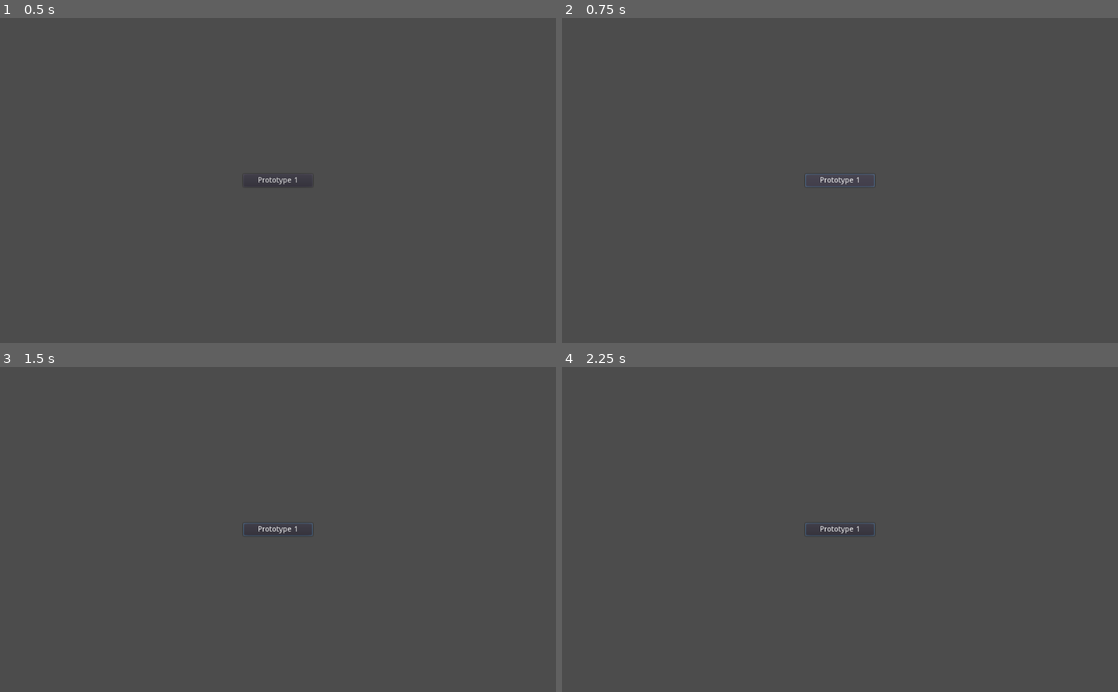
Above: before the commit, frames 1-4 (two rows, left to right).
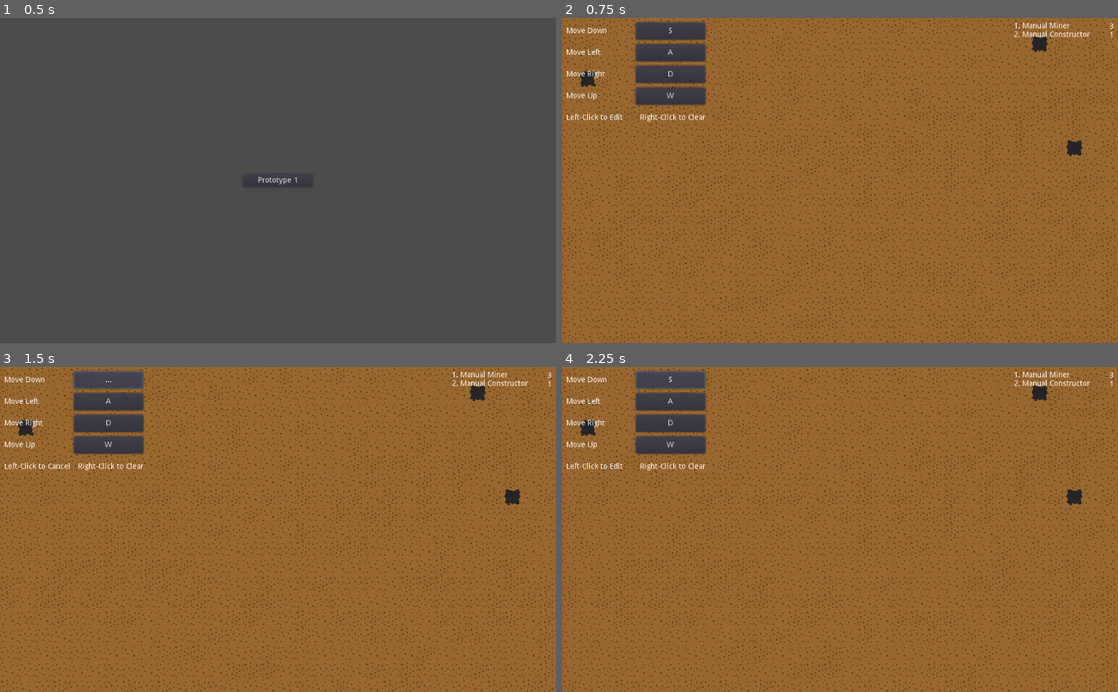
Above: after the commit, the same moments.

Repository: elyctech/one-more-factory-game
Game: Godot game, scene res://screens/Title/TitleScreen.tscn
Same seed, same stepped clock (60 frames per second), same inputs: the game is played once before the commit and once after it.
Inputs (mouse positions are in pixels of both pictures, inside the frame that each line leads up to):
- Up to frame 1 (0.5 s): no input
- Up to frame 2 (0.75 s): click "Prototype 1" at 0.5 s
- Up to frame 3 (1.5 s): click (111, 380) at 1.25 s, where only the run after the commit has a clickable "S"
- Up to frame 4 (2.25 s): click (673, 380) at 2 s, where only the run after the commit has a clickable "..."

Frame 1 is identical in both runs. In frame 2, 97% of the frame differs, in the area x 0-100%, y 0-100%; in frame 3, 97%; in frame 4, 97%.

Commit message:
feat: add ability to place manual constructors

Diff:
--- a/Components/Camera/Camera.gd
+++ b/Components/Camera/Camera.gd
@@ -1,17 +1,25 @@
+class_name GameCamera
 extends Camera2D
 
 var just_moved : bool = false
-var move_speed : int = 300
-var movement : Vector2 = Vector2(0, 0)
-var sqrt_half : float = sqrt(0.5)
+
+var _move_speed : int = 300
+var _movement : Vector2 = Vector2(0, 0)
+var _sqrt_half : float = sqrt(0.5)
+
+var _world_offset : Vector2
+
+
+func _ready():
+	_world_offset = self.position
 
 
 func _physics_process(delta):
-	if movement.length() > 0:
-		var magnitude = delta * move_speed;
+	if _movement.length() > 0:
+		var magnitude = delta * _move_speed;
 
-		self.position.x += movement.x * magnitude
-		self.position.y += movement.y * magnitude
+		self.position.x += _movement.x * magnitude
+		self.position.y += _movement.y * magnitude
 
 		just_moved = true
 	elif just_moved:
@@ -19,10 +27,14 @@
 
 
 func _process(_delta):
-	process_input()
+	_process_input()
 
 
-func process_input():
+func get_world_position():
+	return self.position - _world_offset
+
+
+func _process_input():
 	var move_x = false
 	var move_y = false
 	var x_direction = 0
@@ -50,9 +62,9 @@
 	# If moving in both directions
 	if move_x and move_y:
 		# Set each component magnitude so the full magnitude is 1
-		movement.x = x_direction * sqrt_half
-		movement.y = y_direction * sqrt_half
+		_movement.x = x_direction * _sqrt_half
+		_movement.y = y_direction * _sqrt_half
 	else:
 		# Otherwise, direction variables will determine which way to move
-		movement.x = x_direction
-		movement.y = y_direction
+		_movement.x = x_direction
+		_movement.y = y_direction
--- a/Components/StructureHotkeys/StructureHotkeys.gd
+++ b/Components/StructureHotkeys/StructureHotkeys.gd
@@ -1,13 +1,17 @@
 extends Control
 
-var manual_miner_text = "Manual Miner (%s)"
+onready var warehouse : Warehouse = get_node("/root/warehouse")
 
-onready var manual_miner : Label = get_node("ManualMiner")
+onready var structure_counts = {
+	"Manual Constructor" : get_node("ManualConstructorCount"),
+	"Manual Miner" : get_node("ManualMinerCount")
+}
 
 
 func _ready():
-	set_manual_miner_count(0)
+	var _error = warehouse.connect("item_count_changed", self, "_update_structure_count")
 
 
-func set_manual_miner_count(count):
-	manual_miner.text = manual_miner_text % str(count)
+func _update_structure_count(item_name, item_count):
+	if structure_counts.has(item_name):
+		structure_counts[item_name].text = str(item_count)
--- a/Components/StructureHotkeys/StructureHotkeys.tscn
+++ b/Components/StructureHotkeys/StructureHotkeys.tscn
@@ -5,23 +5,56 @@
 [node name="StructureHotkeys" type="Control"]
 anchor_left = 1.0
 anchor_right = 1.0
-margin_left = -160.0
-margin_bottom = 32.0
+margin_left = -192.0
+margin_bottom = 176.0
 script = ExtResource( 1 )
 __meta__ = {
 "_edit_use_anchors_": false
 }
 
 [node name="ManualMiner" type="Label" parent="."]
-anchor_left = 0.5
-anchor_top = 0.5
-anchor_right = 0.5
-anchor_bottom = 0.5
-margin_left = -72.0
-margin_top = -8.0
-margin_right = 71.0
-margin_bottom = 8.0
-text = "1. ManualMiner (9999)"
+anchor_left = 1.0
+anchor_right = 1.0
+margin_left = -192.0
+margin_top = 8.0
+margin_right = -88.0
+margin_bottom = 24.0
+text = "1. Manual Miner"
 __meta__ = {
 "_edit_use_anchors_": false
 }
+
+[node name="ManualMinerCount" type="Label" parent="."]
+anchor_left = 1.0
+anchor_right = 1.0
+margin_left = -48.0
+margin_top = 8.0
+margin_right = -8.0
+margin_bottom = 24.0
+text = "3"
+align = 2
+valign = 1
+__meta__ = {
+"_edit_use_anchors_": false
+}
+
+[node name="ManualConstructor" type="Label" parent="."]
+anchor_left = 1.0
+anchor_right = 1.0
+margin_left = -192.0
+margin_top = 24.0
+margin_right = -52.0
+margin_bottom = 40.0
+text = "2. Manual Constructor"
+
+[node name="ManualConstructorCount" type="Label" parent="."]
+margin_left = 144.0
+margin_top = 24.0
+margin_right = 184.0
+margin_bottom = 40.0
+text = "1"
+align = 2
+valign = 1
+__meta__ = {
+"_edit_use_anchors_": false
+}
--- a/Components/Structures/ManualMiner/ManualMiner.gd
+++ b/Components/Structures/ManualMiner/ManualMiner.gd
@@ -1,8 +1,10 @@
-extends Node2D
+class_name ManualMiner
+extends Area2D
 
+var item_name := "Manual Miner"
 var resource_name := ""
 
-onready var warehouse = get_node("/root/Warehouse")
+onready var warehouse = get_node("/root/warehouse")
 
 
 func _on_input_event(_viewport, event, _shape_idx):
--- a/Components/Warehouse/Warehouse.gd
+++ b/Components/Warehouse/Warehouse.gd
@@ -8,7 +8,7 @@
 
 
 func _ready():
-	get_node("/root/Warehouse").connect("item_count_changed", self, "update_item_count")
+	var _error = get_node("/root/warehouse").connect("item_count_changed", self, "update_item_count")
 
 
 func update_item_count(item_name, item_count):
--- /dev/null
+++ b/Components/ground_layer/ground_layer.gd
@@ -0,0 +1,21 @@
+class_name GroundLayer
+extends Node2D
+
+var _ground_tiles : Array
+
+onready var _ground_tilemap : TileMap = get_node("Ground")
+
+func _ready():
+	_ground_tiles = _ground_tilemap.tile_set.get_tiles_ids()
+
+
+func get_ground_cell_size():
+	return _ground_tilemap.cell_size
+
+
+func get_ground_tile_count():
+	return _ground_tiles.size()
+
+
+func set_cell(x, y, tile_index):
+	_ground_tilemap.set_cell(x, y, _ground_tiles[tile_index])
--- /dev/null
+++ b/Components/ground_layer/ground_layer.tscn
@@ -0,0 +1,12 @@
+[gd_scene load_steps=3 format=2]
+
+[ext_resource path="res://TileSets/Ground.tres" type="TileSet" id=1]
+[ext_resource path="res://Components/ground_layer/ground_layer.gd" type="Script" id=2]
+
+[node name="GroundLayer" type="Node2D"]
+script = ExtResource( 2 )
+
+[node name="Ground" type="TileMap" parent="."]
+tile_set = ExtResource( 1 )
+cell_size = Vector2( 32, 32 )
+format = 1
--- /dev/null
+++ b/Components/resource_layer/resource_layer.gd
@@ -0,0 +1,46 @@
+class_name ResourceLayer
+extends Node2D
+
+var _resource_tiles : Array
+
+onready var _resource_tilemap : TileMap = get_node("Resources")
+
+
+func _ready():
+	_resource_tiles = _resource_tilemap.tile_set.get_tiles_ids()
+
+
+func get_resource_cell_size():
+	return _resource_tilemap.cell_size
+
+
+func get_resource_name_at(cell_x, cell_y):
+	# Tiles are named "<resource><version>", so get the resource name from the
+	# tile at the desired location and capitalize it
+	var resource_name = _resource_tilemap.tile_set.tile_get_name(
+		_resource_tilemap.get_cell(
+			cell_x,
+			cell_y
+		)
+	).capitalize()
+
+	# Strip the number. Currently, there are only single digits, so we assume
+	# we can strip just the last character.
+	resource_name = resource_name.substr(0, resource_name.length() - 1)
+
+	return resource_name
+
+
+func get_resource_tile_count():
+	return _resource_tiles.size()
+
+
+func has_resource_at(cell_x, cell_y):
+	return _resource_tilemap.get_cell(
+		cell_x,
+		cell_y
+	) > -1
+
+
+func set_cell(x, y, tile_index):
+	_resource_tilemap.set_cell(x, y, _resource_tiles[tile_index])
--- /dev/null
+++ b/Components/resource_layer/resource_layer.tscn
@@ -0,0 +1,12 @@
+[gd_scene load_steps=3 format=2]
+
+[ext_resource path="res://Components/resource_layer/resource_layer.gd" type="Script" id=1]
+[ext_resource path="res://TileSets/Resources.tres" type="TileSet" id=2]
+
+[node name="ResourceLayer" type="Node2D"]
+script = ExtResource( 1 )
+
+[node name="Resources" type="TileMap" parent="."]
+tile_set = ExtResource( 2 )
+cell_size = Vector2( 32, 32 )
+format = 1
--- /dev/null
+++ b/Components/structure_layer/structure_layer.gd
@@ -0,0 +1,122 @@
+class_name StructureLayer
+extends Node2D
+
+var ground : GroundLayer
+var resources : ResourceLayer
+
+# TODO Not hardcode this?
+var _structures := {
+	"Manual Constructor": preload("res://scenes/manual_constructor/manual_constructor.tscn"),
+	"Manual Miner": preload("res://Components/Structures/ManualMiner/ManualMiner.tscn"),
+}
+
+var _placing_structure : bool
+var _structure_placeable : bool
+var _structure_to_place : Area2D
+var _structures_placed : Dictionary
+
+onready var _mouse : Mouse = get_node("/root/mouse")
+onready var _warehouse : Warehouse = get_node("/root/warehouse")
+
+
+func _process(_delta):
+	if _placing_structure:
+		if Input.is_action_just_pressed("place_structure"):
+			_finish_placing_structure()
+		else:
+			_update_structure_preview()
+
+
+func has_structure_at(cell_x, cell_y):
+	var x_structures_placed = _structures_placed.get(cell_x)
+
+	return x_structures_placed != null and x_structures_placed.get(cell_y) != null
+
+
+func start_placing_structure(structure_name):
+	var structure_scene = _structures.get(structure_name)
+
+	# TODO Throw error if null
+	if structure_scene != null:
+		# Create an instance, place it where it needs to be, then add it to the world
+		_structure_to_place = structure_scene.instance()
+		_update_structure_preview()
+		self.add_child(_structure_to_place)
+
+		# Enter placing structure mode
+		_placing_structure = true
+		Input.set_mouse_mode(Input.MOUSE_MODE_HIDDEN)
+
+
+func _finish_placing_structure():
+	# TODO throw an error if the structure is not placeable
+	if _structure_placeable:
+		var resource_cell_size = resources.get_resource_cell_size()
+
+		var cell_x = _structure_to_place.position.x / resource_cell_size.x
+		var cell_y = _structure_to_place.position.y / resource_cell_size.y
+
+		# If the structure is a miner, set up what resource is being mined
+		if _structure_to_place is ManualMiner:
+			_structure_to_place.resource_name = resources.get_resource_name_at(
+				cell_x,
+				cell_y
+			)
+
+		# Register this cell as taken
+		var x_structures_placed = _structures_placed.get(cell_x)
+
+		if x_structures_placed == null:
+			_structures_placed[cell_x] = {
+				cell_y : true
+			}
+		else:
+			x_structures_placed[cell_y] = true
+
+		# Remove the structure count from the warehouse
+		_warehouse.remove_item(_structure_to_place.item_name)
+
+		# Clear the structure being placed
+		_structure_to_place = null
+
+		# Exit placing structure mode
+		_placing_structure  = false
+		Input.set_mouse_mode(Input.MOUSE_MODE_VISIBLE)
+
+
+func _update_structure_preview():
+	var ground_cell_size = ground.get_ground_cell_size()
+
+	# Get the current cell
+	var spawn_cell = _mouse.get_hovered_cell(ground_cell_size)
+
+	# Move the structure to the current cell
+	_structure_to_place.position = spawn_cell * ground_cell_size
+
+	# Check if a structure is at the cell
+	_structure_placeable = !has_structure_at(
+		spawn_cell.x,
+		spawn_cell.y
+	)
+
+	if _structure_placeable:
+		# If the structure is a miner, make sure even if the spot is open there
+		# is a resource to mine
+		if _structure_to_place is ManualMiner:
+			_structure_placeable = resources.has_resource_at(
+				spawn_cell.x,
+				spawn_cell.y
+			)
+		# If the structure is not a miner, make sure even if the spot is open there
+		# is not a resource in that spot
+		elif _structure_to_place is ManualConstructor:
+			_structure_placeable = !resources.has_resource_at(
+				spawn_cell.x,
+				spawn_cell.y
+			)
+
+	# Set the transparency based on placeability
+	if _structure_placeable:
+		_structure_to_place.modulate.a = 1.0
+	else:
+		_structure_to_place.modulate.a = 0.3
--- /dev/null
+++ b/Components/structure_layer/structure_layer.tscn
@@ -0,0 +1,6 @@
+[gd_scene load_steps=2 format=2]
+
+[ext_resource path="res://Components/structure_layer/structure_layer.gd" type="Script" id=1]
+
+[node name="StructureLayer" type="Node2D"]
+script = ExtResource( 1 )
--- a/Scenes/game_world/game_world.gd
+++ b/Scenes/game_world/game_world.gd
@@ -6,17 +6,15 @@
 
 var _rng : RandomNumberGenerator = RandomNumberGenerator.new()
 
-var _ground_tiles   : Array
-var _resource_tiles : Array
-
-onready var _ground_tilemap : TileMap = get_node("Ground")
-onready var _resources_tilemap : TileMap = get_node("Resources")
+onready var _ground_layer : GroundLayer = get_node("GroundLayer")
+onready var _resource_layer : ResourceLayer = get_node("ResourceLayer")
+onready var _structure_layer : StructureLayer = get_node("StructureLayer")
 
 
 func _ready():
-	# Set up tiles
-	_ground_tiles = _ground_tilemap.tile_set.get_tiles_ids()
-	_resource_tiles = _resources_tilemap.tile_set.get_tiles_ids()
+	# Set up structure layer
+	_structure_layer.ground = _ground_layer
+	_structure_layer.resources = _resource_layer
 
 
 func generate_chunk(chunk_x, chunk_y):
@@ -27,11 +25,11 @@
 	for x in range(start_x, start_x + chunk_size.x):
 		for y in range(start_y, start_y + chunk_size.y):
 			# Add a ground tile
-			_ground_tilemap.set_cell(x, y, _ground_tiles[_rng.randi_range(0, _ground_tiles.size() - 1)])
+			_ground_layer.set_cell(x, y, _rng.randi_range(0, _ground_layer.get_ground_tile_count() - 1))
 
 			# Determine if a resource should be set (hard-coded 1% rate)
 			if _rng.randi_range(0, 99) == 0:
-				_resources_tilemap.set_cell(x, y, _resource_tiles[_rng.randi_range(0, _resource_tiles.size() - 1)])
+				_resource_layer.set_cell(x, y, _rng.randi_range(0, _resource_layer.get_resource_tile_count() - 1))
 
 
 func get_chunk_size():
@@ -39,24 +37,9 @@
 
 
 func get_ground_cell_size():
-	return _ground_tilemap.cell_size
+	return _ground_layer.get_ground_cell_size()
 
 
-func get_resource_name_at(cell_x, cell_y):
-	var resource_name = _resources_tilemap.tile_set.tile_get_name(
-		_resources_tilemap.get_cell(
-			cell_x,
-			cell_y
-		)
-	).capitalize()
-
-	resource_name = resource_name.substr(0, resource_name.length() - 1)
-
-	return resource_name
-
-
-func has_resource_at(cell_x, cell_y):
-	return _resources_tilemap.get_cell(
-		cell_x,
-		cell_y
-	) > -1
+func start_placing_structure(structure_name):
+	# Delegate to the structure layer
+	_structure_layer.start_placing_structure(structure_name)
--- a/Scenes/game_world/game_world.tscn
+++ b/Scenes/game_world/game_world.tscn
@@ -1,18 +1,15 @@
-[gd_scene load_steps=4 format=2]
+[gd_scene load_steps=5 format=2]
 
 [ext_resource path="res://scenes/game_world/game_world.gd" type="Script" id=1]
-[ext_resource path="res://TileSets/Resources.tres" type="TileSet" id=2]
-[ext_resource path="res://TileSets/Ground.tres" type="TileSet" id=3]
+[ext_resource path="res://Components/resource_layer/resource_layer.tscn" type="PackedScene" id=2]
+[ext_resource path="res://Components/ground_layer/ground_layer.tscn" type="PackedScene" id=3]
+[ext_resource path="res://Components/structure_layer/structure_layer.tscn" type="PackedScene" id=4]
 
 [node name="GameWorld" type="Node2D"]
 script = ExtResource( 1 )
 
-[node name="Ground" type="TileMap" parent="."]
-tile_set = ExtResource( 3 )
-cell_size = Vector2( 32, 32 )
-format = 1
+[node name="GroundLayer" parent="." instance=ExtResource( 3 )]
 
-[node name="Resources" type="TileMap" parent="."]
-tile_set = ExtResource( 2 )
-cell_size = Vector2( 32, 32 )
-format = 1
+[node name="ResourceLayer" parent="." instance=ExtResource( 2 )]
+
+[node name="StructureLayer" parent="." instance=ExtResource( 4 )]
--- a/Scenes/manual_constructor/manual_constructor.gd
+++ b/Scenes/manual_constructor/manual_constructor.gd
@@ -1,5 +1,7 @@
+class_name ManualConstructor
 extends Area2D
 
+var item_name := "Manual Constructor"
 var recipe
 
 
@@ -7,6 +9,6 @@
 	if event is InputEventMouseButton and event.pressed:
 		if event.button_index == BUTTON_RIGHT:
 			print("Select recipe")
-			recipe = "ManualMiner"
+			recipe = "Manual Miner"
 		elif event.button_index == BUTTON_LEFT and recipe != null:
 			print("Constructing %s" % recipe)
--- a/Scenes/manual_constructor/manual_constructor.tscn
+++ b/Scenes/manual_constructor/manual_constructor.tscn
@@ -10,10 +10,12 @@
 script = ExtResource( 1 )
 
 [node name="Sprite" type="Sprite" parent="."]
+position = Vector2( 16, 16 )
 texture = ExtResource( 2 )
 region_enabled = true
 region_rect = Rect2( 160, 96, 32, 32 )
 
 [node name="CollisionShape2D" type="CollisionShape2D" parent="."]
+position = Vector2( 16, 16 )
 shape = SubResource( 1 )
 [connection signal="input_event" from="." to="." method="_on_input_event"]
--- /dev/null
+++ b/lib/mouse/mouse.gd
@@ -0,0 +1,13 @@
+class_name Mouse
+extends Node
+
+var camera : GameCamera
+
+
+func get_hovered_cell(cell_size : Vector2):
+	var mouse_position = get_viewport().get_mouse_position() + camera.get_world_position()
+
+	return Vector2(
+		round(mouse_position.x / cell_size.x),
+		round(mouse_position.y / cell_size.y)
+	)
--- a/lib/warehouse/warehouse.gd
+++ b/lib/warehouse/warehouse.gd
@@ -1,12 +1,9 @@
+class_name Warehouse
 extends Node
 
 signal item_count_changed
 
 var _items : Dictionary = {}
-
-
-func _ready():
-	print(get_path())
 
 
 func add_item(item_name, amount = 1):
--- a/project.godot
+++ b/project.godot
@@ -9,13 +9,61 @@
 config_version=4
 
 _global_script_classes=[ {
+"base": "Camera2D",
+"class": "GameCamera",
+"language": "GDScript",
+"path": "res://Components/Camera/Camera.gd"
+}, {
 "base": "Node2D",
 "class": "GameWorld",
 "language": "GDScript",
 "path": "res://scenes/game_world/game_world.gd"
+}, {
+"base": "Node2D",
+"class": "GroundLayer",
+"language": "GDScript",
+"path": "res://Components/ground_layer/ground_layer.gd"
+}, {
+"base": "Area2D",
+"class": "ManualConstructor",
+"language": "GDScript",
+"path": "res://scenes/manual_constructor/manual_constructor.gd"
+}, {
+"base": "Area2D",
+"class": "ManualMiner",
+"language": "GDScript",
+"path": "res://Components/Structures/ManualMiner/ManualMiner.gd"
+}, {
+"base": "Node",
+"class": "Mouse",
+"language": "GDScript",
+"path": "res://lib/mouse/mouse.gd"
+}, {
+"base": "Node2D",
+"class": "ResourceLayer",
+"language": "GDScript",
+"path": "res://Components/resource_layer/resource_layer.gd"
+}, {
+"base": "Node2D",
+"class": "StructureLayer",
+"language": "GDScript",
+"path": "res://Components/structure_layer/structure_layer.gd"
+}, {
+"base": "Node",
+"class": "Warehouse",
+"language": "GDScript",
+"path": "res://lib/warehouse/warehouse.gd"
 } ]
 _global_script_class_icons={
-"GameWorld": ""
+"GameCamera": "",
+"GameWorld": "",
+"GroundLayer": "",
+"ManualConstructor": "",
+"ManualMiner": "",
+"Mouse": "",
+"ResourceLayer": "",
+"StructureLayer": "",
+"Warehouse": ""
 }
 
 [application]
@@ -26,10 +74,21 @@
 
 [autoload]
 
-Warehouse="res://lib/warehouse/warehouse.gd"
+mouse="res://lib/mouse/mouse.gd"
+warehouse="res://lib/warehouse/warehouse.gd"
 
 [input]
 
+hotkey1={
+"deadzone": 0.5,
+"events": [ Object(InputEventKey,"resource_local_to_scene":false,"resource_name":"","device":0,"alt":false,"shift":false,"control":false,"meta":false,"command":false,"pressed":false,"scancode":49,"unicode":0,"echo":false,"script":null)
+ ]
+}
+hotkey2={
+"deadzone": 0.5,
+"events": [ Object(InputEventKey,"resource_local_to_scene":false,"resource_name":"","device":0,"alt":false,"shift":false,"control":false,"meta":false,"command":false,"pressed":false,"scancode":50,"unicode":0,"echo":false,"script":null)
+ ]
+}
 move_down={
 "deadzone": 0.5,
 "events": [ Object(InputEventKey,"resource_local_to_scene":false,"resource_name":"","device":0,"alt":false,"shift":false,"control":false,"meta":false,"command":false,"pressed":false,"scancode":83,"unicode":0,"echo":false,"script":null)
@@ -60,11 +119,6 @@
 "events": [ Object(InputEventMouseButton,"resource_local_to_scene":false,"resource_name":"","device":0,"alt":false,"shi …(212 unchanged characters)…
  ]
 }
-spawn_miner={
-"deadzone": 0.5,
-"events": [ Object(InputEventKey,"resource_local_to_scene":false,"resource_name":"","device":0,"alt":false,"shift":false,"control":false,"meta":false,"command":false,"pressed":false,"scancode":49,"unicode":0,"echo":false,"script":null)
- ]
-}
 open_warehouse={
 "deadzone": 0.5,
 "events": [ Object(InputEventKey,"resource_local_to_scene":false,"resource_name":"","device":0,"alt":false,"shift":false,"control":false,"meta":false,"command":false,"pressed":false,"scancode":16777218,"unicode":0,"echo":false,"script":null)
--- a/screens/Prototype1/Game.gd
+++ b/screens/Prototype1/Game.gd
@@ -2,93 +2,55 @@
 
 var chunks_filled  : Dictionary
 
-var camera_offset : Vector2
-var placing_structure : bool = false
-var structure_placeable : bool = false
-var structure_to_place : Area2D
-
-var rng : RandomNumberGenerator = RandomNumberGenerator.new()
-
-var manual_constructor = preload("res://scenes/manual_constructor/manual_constructor.tscn")
-var manual_miner = preload("res://Components/Structures/ManualMiner/ManualMiner.tscn")
-
-onready var camera : Camera2D = get_node("Camera")
-onready var game_world : GameWorld = get_node("GameWorld")
-onready var structure_hotkeys : Control = get_node("CanvasLayer/StructureHotkeys")
-onready var warehouse := get_node("/root/Warehouse") as Warehouse
-onready var warehouse_popup := get_node("CanvasLayer/Warehouse")
+onready var _camera : GameCamera = get_node("Camera")
+onready var _game_world : GameWorld = get_node("GameWorld")
+onready var _mouse : Mouse = get_node("/root/mouse")
+onready var _structure_hotkeys : Control = get_node("CanvasLayer/StructureHotkeys")
+onready var _warehouse : Warehouse = get_node("/root/warehouse")
+onready var _warehouse_popup := get_node("CanvasLayer/Warehouse")
 
 
 func _physics_process(_delta):
-	if camera.just_moved:
+	if _camera.just_moved:
 		# In case we jump chunks
-		ensure_chunks_filled()
+		_ensure_chunks_filled()
 
 
 func _process(_delta):
-	if placing_structure:
-		if Input.is_action_just_pressed("place_structure") and structure_placeable:
-			warehouse.remove_item("Manual Miner")
-			structure_hotkeys.set_manual_miner_count(
-				warehouse.get_item_count("Manual Miner")
-			)
-
-			structure_to_place.resource_name = game_world.get_resource_name_at(
-				structure_to_place.position.x / 32,
-				structure_to_place.position.y / 32
-			)
-
-			placing_structure  = false
-			structure_to_place = null
-
-			Input.set_mouse_mode(Input.MOUSE_MODE_VISIBLE)
+	if Input.is_action_just_pressed("hotkey1") and _warehouse.get_item_count("Manual Miner") > 0:
+		_game_world.start_placing_structure(
+			"Manual Miner"
+		)
+	elif Input.is_action_just_pressed("hotkey2") and _warehouse.get_item_count("Manual Constructor") > 0:
+		_game_world.start_placing_structure(
+			"Manual Constructor"
+		)
+	elif Input.is_action_just_pressed("open_warehouse"):
+		if _warehouse_popup.visible:
+			_warehouse_popup.hide()
 		else:
-			update_spawning_structure_placement()
-	elif Input.is_action_just_pressed("spawn_miner") and warehouse.get_item_count("Manual Miner") > 0:
-		placing_structure  = true
-		Input.set_mouse_mode(Input.MOUSE_MODE_HIDDEN)
-
-		structure_to_place = manual_miner.instance()
-		update_spawning_structure_placement()
-
-		self.add_child(structure_to_place)
-	elif Input.is_action_just_pressed("open_warehouse"):
-		if warehouse_popup.visible:
-			warehouse_popup.hide()
-		else:
-			warehouse_popup.popup()
+			_warehouse_popup.popup()
 
 
 func _ready():
-	# Set up RNG
-	rng.randomize()
+	# Set up mouse
+	_mouse.camera = _camera
 
 	# Start with some structures
-	for _i in range(3):
-		warehouse.add_item("Manual Miner")
-
-	# Set up Structure counts
-	structure_hotkeys.set_manual_miner_count(
-		warehouse.get_item_count("Manual Miner")
-	)
-
-	# Save off starting camera position
-	camera_offset = Vector2(
-		camera.position.x,
-		camera.position.y
-	)
+	_warehouse.add_item("Manual Miner", 3)
+	_warehouse.add_item("Manual Constructor")
 
 	# Fill visible chunks
-	ensure_chunks_filled()
+	_ensure_chunks_filled()
 
 
-func ensure_chunks_filled():
-	var chunk_size = game_world.get_chunk_size()
-	var ground_cell_size = game_world.get_ground_cell_size()
+func _ensure_chunks_filled():
+	var chunk_size = _game_world.get_chunk_size()
+	var ground_cell_size = _game_world.get_ground_cell_size()
 
 	var camera_chunk_location = Vector2(
-		floor((camera.position.x / ground_cell_size.x) / chunk_size.x),
-		floor((camera.position.y / ground_cell_size.y) / chunk_size.y)
+		floor((_camera.position.x / ground_cell_size.x) / chunk_size.x),
+		floor((_camera.position.y / ground_cell_size.y) / chunk_size.y)
 	)
 
 	var viewport_size = get_viewport().size / ground_cell_size
@@ -105,29 +67,5 @@
 
 		for chunk_y in range (camera_chunk_location.y - y_chunks_per_viewport, camera_chunk_location.y + y_chunks_per_viewport + 1):
 			if !x_chunks_filled.get(chunk_y):
-				game_world.generate_chunk(chunk_x, chunk_y)
+				_game_world.generate_chunk(chunk_x, chunk_y)
 				x_chunks_filled[chunk_y] = true
-
-
-func update_spawning_structure_placement():
-	var ground_cell_size = game_world.get_ground_cell_size()
-
-	var world_mouse_position = get_viewport().get_mouse_position() + camera.position - camera_offset
-
-	var spawn_cell_x = round(world_mouse_position.x / ground_cell_size.x)
-	var spawn_cell_y = round(world_mouse_position.y / ground_cell_size.y)
-
-	structure_to_place.position = Vector2(
-		spawn_cell_x,
-		spawn_cell_y
-	) * ground_cell_size
-
-	structure_placeable = game_world.has_resource_at(
-		spawn_cell_x,
-		spawn_cell_y
-	)
-
-	if structure_placeable:
-		structure_to_place.modulate.a = 1.0
-	else:
-		structure_to_place.modulate.a = 0.3
--- a/screens/Title/TitleScreen.gd
+++ b/screens/Title/TitleScreen.gd
@@ -2,4 +2,4 @@
 
 
 func _on_prototype1_pressed():
-	var _result = get_tree().change_scene("res://Scenes/Prototype1/Game.tscn")
+	var _result = get_tree().change_scene("res://screens/Prototype1/Game.tscn")
Binary file changed: Textures/objects1.png
